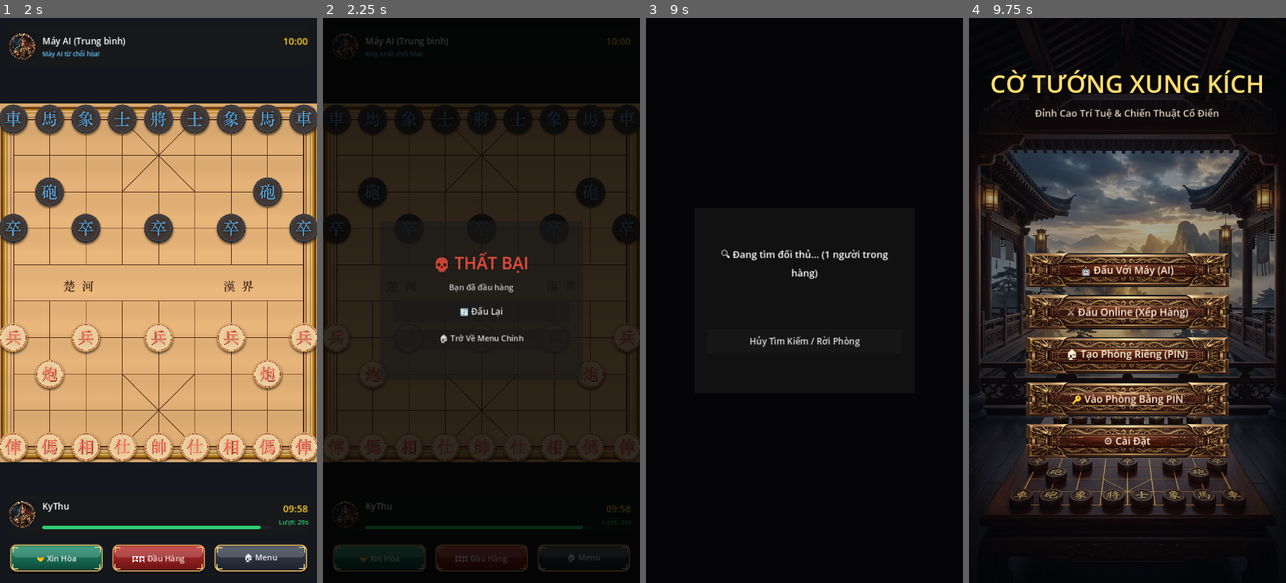
Above: before the commit, frames 1-4 (left to right).
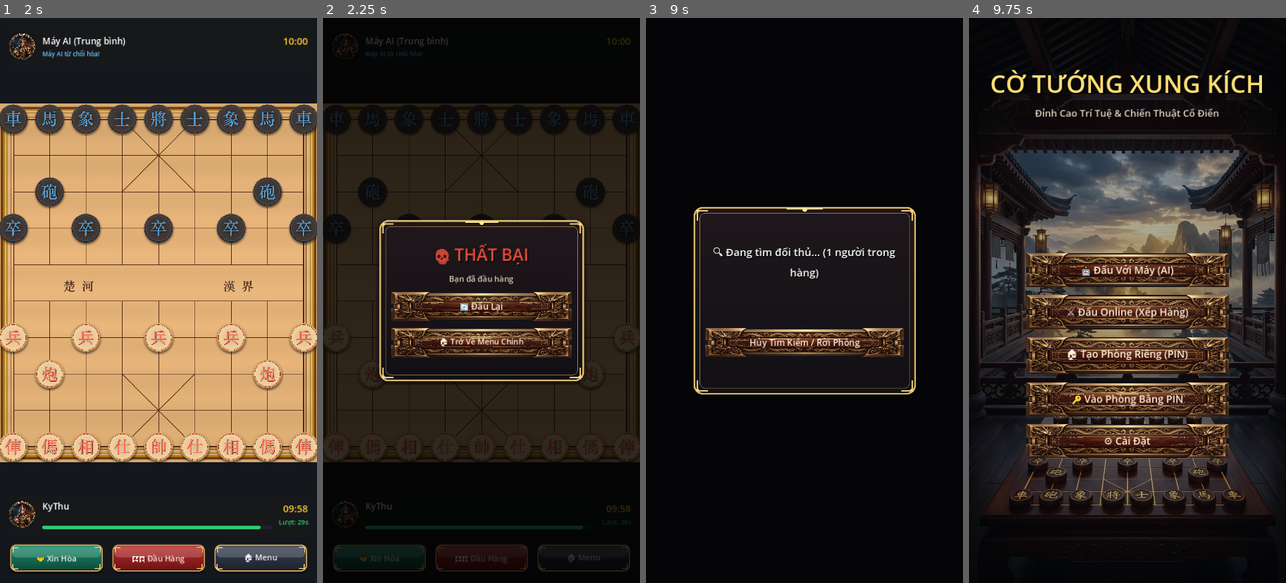
Above: after the commit, the same moments.

Repository: nguyenkhanhduy3455/CoTuongPro
Game: Godot game, scene res://scenes/Main.tscn
Same seed, same stepped clock (60 frames per second), same inputs: the game is played once before the commit and once after it.
Inputs:
- Up to frame 1 (2 s): click "🤖 Đấu Với Máy (AI)" at 0.5 s; click "🤝 Xin Hòa" at 1.25 s
- Up to frame 2 (2.25 s): click "🏳️ Đầu Hàng" at 2 s
- Up to frame 3 (9 s): click "🔄 Đấu Lại" at 2.75 s; click "🤝 Xin Hòa" at 3.5 s; click "🏳️ Đầu Hàng" at 4.25 s; click "🔄 Đấu Lại" at 5 s; click "🤝 Xin Hòa" at 5.75 s; click "🏳️ Đầu Hàng" at 6.5 s; click "🔄 Đấu Lại" at 7.25 s; click "🏠 Menu" at 8 s; click "🏠 Tạo Phòng Riêng (PIN)" at 8.75 s
- Up to frame 4 (9.75 s): click "Hủy Tìm Kiếm / Rời Phòng" at 9.5 s

Frame 1 is identical in both runs. In frame 2, 6.4% of the frame differs, in the area x 17-83%, y 35-65%; in frame 3, 4.5%; in frame 4, nothing differs.
Error after the commit: Invalid access to property or key 'pressed' on a base object of type 'null instance'. (res://scripts/ui/settings_dialog.gd:16)

Commit message:
feat: tao khung dialog_frame va dong bo style button cho cac hop thoai

Diff:
--- a/Game/scenes/GameView.tscn
+++ b/Game/scenes/GameView.tscn
@@ -9,6 +9,30 @@
 [ext_resource type="Texture2D" path="res://assets/sprites/btn_resign_pressed.png" id="7_resign_press"]
 [ext_resource type="Texture2D" path="res://assets/sprites/btn_menu.png" id="8_menu_norm"]
 [ext_resource type="Texture2D" path="res://assets/sprites/btn_menu_pressed.png" id="9_menu_press"]
+[ext_resource type="Texture2D" path="res://assets/sprites/dialog_frame.png" id="10_dialog_frame"]
+[ext_resource type="Texture2D" path="res://assets/sprites/btn_normal.png" id="11_btn_norm"]
+[ext_resource type="Texture2D" path="res://assets/sprites/btn_pressed.png" id="12_btn_press"]
+
+[sub_resource type="StyleBoxTexture" id="StyleBoxTexture_dialog"]
+texture = ExtResource("10_dialog_frame")
+texture_margin_left = 32.0
+texture_margin_top = 32.0
+texture_margin_right = 32.0
+texture_margin_bottom = 32.0
+
+[sub_resource type="StyleBoxTexture" id="StyleBoxTexture_modal_btn_norm"]
+texture = ExtResource("11_btn_norm")
+texture_margin_left = 36.0
+texture_margin_top = 18.0
+texture_margin_right = 36.0
+texture_margin_bottom = 18.0
+
+[sub_resource type="StyleBoxTexture" id="StyleBoxTexture_modal_btn_press"]
+texture = ExtResource("12_btn_press")
+texture_margin_left = 36.0
+texture_margin_top = 18.0
+texture_margin_right = 36.0
+texture_margin_bottom = 18.0
 
 [sub_resource type="StyleBoxTexture" id="StyleBoxTexture_draw_norm"]
 texture = ExtResource("4_draw_norm")
@@ -295,29 +319,30 @@
 color = Color(0, 0, 0, 0.8)
 
 [node name="Panel" type="Panel" parent="GameOverDialog"]
-custom_minimum_size = Vector2(460, 360)
+custom_minimum_size = Vector2(480, 380)
 layout_mode = 1
 anchors_preset = 8
 anchor_left = 0.5
 anchor_top = 0.5
 anchor_right = 0.5
 anchor_bottom = 0.5
-offset_left = -230.0
-offset_top = -180.0
-offset_right = 230.0
-offset_bottom = 180.0
-grow_horizontal = 2
-grow_vertical = 2
+offset_left = -240.0
+offset_top = -190.0
+offset_right = 240.0
+offset_bottom = 190.0
+grow_horizontal = 2
+grow_vertical = 2
+theme_override_styles/panel = SubResource("StyleBoxTexture_dialog")
 
 [node name="VBoxContainer" type="VBoxContainer" parent="GameOverDialog/Panel"]
 layout_mode = 1
 anchors_preset = 15
 anchor_right = 1.0
 anchor_bottom = 1.0
-offset_left = 30.0
-offset_top = 30.0
-offset_right = -30.0
-offset_bottom = -30.0
+offset_left = 35.0
+offset_top = 35.0
+offset_right = -35.0
+offset_bottom = -35.0
 grow_horizontal = 2
 grow_vertical = 2
 theme_override_constants/separation = 16
@@ -325,25 +350,49 @@
 
 [node name="TitleLabel" type="Label" parent="GameOverDialog/Panel/VBoxContainer"]
 layout_mode = 2
+theme_override_colors/font_shadow_color = Color(0, 0, 0, 0.9)
+theme_override_constants/shadow_offset_x = 2
+theme_override_constants/shadow_offset_y = 2
 theme_override_font_sizes/font_size = 38
 text = "🏆 CHIẾN THẮNG!"
 horizontal_alignment = 1
 
 [node name="SubtitleLabel" type="Label" parent="GameOverDialog/Panel/VBoxContainer"]
 layout_mode = 2
-theme_override_colors/font_color = Color(0.8, 0.8, 0.8, 1)
+theme_override_colors/font_color = Color(0.9, 0.85, 0.75, 1)
+theme_override_colors/font_shadow_color = Color(0, 0, 0, 0.8)
+theme_override_constants/shadow_offset_x = 1
+theme_override_constants/shadow_offset_y = 1
 theme_override_font_sizes/font_size = 18
 text = "Chiếu bí đối phương"
 horizontal_alignment = 1
 
 [node name="RematchButton" type="Button" parent="GameOverDialog/Panel/VBoxContainer"]
-custom_minimum_size = Vector2(0, 50)
-layout_mode = 2
+custom_minimum_size = Vector2(0, 56)
+layout_mode = 2
+theme_override_colors/font_color = Color(1, 0.95, 0.85, 1)
+theme_override_colors/font_pressed_color = Color(1, 0.9, 0.3, 1)
+theme_override_colors/font_shadow_color = Color(0, 0, 0, 0.8)
+theme_override_constants/shadow_offset_x = 1
+theme_override_constants/shadow_offset_y = 1
 theme_override_font_sizes/font_size = 20
+theme_override_styles/normal = SubResource("StyleBoxTexture_modal_btn_norm")
+theme_override_styles/hover = SubResource("StyleBoxTexture_modal_btn_norm")
+theme_override_styles/pressed = SubResource("StyleBoxTexture_modal_btn_press")
+theme_override_styles/focus = SubResource("StyleBoxTexture_modal_btn_norm")
 text = "🔄 Đấu Lại"
 
 [node name="MenuButton" type="Button" parent="GameOverDialog/Panel/VBoxContainer"]
-custom_minimum_size = Vector2(0, 45)
-layout_mode = 2
-theme_override_font_sizes/font_size = 18
+custom_minimum_size = Vector2(0, 52)
+layout_mode = 2
+theme_override_colors/font_color = Color(1, 0.95, 0.85, 1)
+theme_override_colors/font_pressed_color = Color(1, 0.9, 0.3, 1)
+theme_override_colors/font_shadow_color = Color(0, 0, 0, 0.8)
+theme_override_constants/shadow_offset_x = 1
+theme_override_constants/shadow_offset_y = 1
+theme_override_font_sizes/font_size = 18
+theme_override_styles/normal = SubResource("StyleBoxTexture_modal_btn_norm")
+theme_override_styles/hover = SubResource("StyleBoxTexture_modal_btn_norm")
+theme_override_styles/pressed = SubResource("StyleBoxTexture_modal_btn_press")
+theme_override_styles/focus = SubResource("StyleBoxTexture_modal_btn_norm")
 text = "🏠 Trở Về Menu Chính"
--- a/Game/scenes/MatchmakingLobby.tscn
+++ b/Game/scenes/MatchmakingLobby.tscn
@@ -1,6 +1,30 @@
-[gd_scene load_steps=2 format=3 uid="uid://cx60m1r5k7t9l"]
+[gd_scene load_steps=6 format=3 uid="uid://cx60m1r5k7t9l"]
 
 [ext_resource type="Script" path="res://scripts/ui/matchmaking_lobby.gd" id="1_y4h6m"]
+[ext_resource type="Texture2D" path="res://assets/sprites/dialog_frame.png" id="2_dialog_frame"]
+[ext_resource type="Texture2D" path="res://assets/sprites/btn_normal.png" id="3_btn_norm"]
+[ext_resource type="Texture2D" path="res://assets/sprites/btn_pressed.png" id="4_btn_press"]
+
+[sub_resource type="StyleBoxTexture" id="StyleBoxTexture_dialog"]
+texture = ExtResource("2_dialog_frame")
+texture_margin_left = 32.0
+texture_margin_top = 32.0
+texture_margin_right = 32.0
+texture_margin_bottom = 32.0
+
+[sub_resource type="StyleBoxTexture" id="StyleBoxTexture_btn_norm"]
+texture = ExtResource("3_btn_norm")
+texture_margin_left = 36.0
+texture_margin_top = 18.0
+texture_margin_right = 36.0
+texture_margin_bottom = 18.0
+
+[sub_resource type="StyleBoxTexture" id="StyleBoxTexture_btn_press"]
+texture = ExtResource("4_btn_press")
+texture_margin_left = 36.0
+texture_margin_top = 18.0
+texture_margin_right = 36.0
+texture_margin_bottom = 18.0
 
 [node name="MatchmakingLobby" type="Control"]
 layout_mode = 3
@@ -21,37 +45,41 @@
 color = Color(0, 0, 0, 0.8)
 
 [node name="Panel" type="Panel" parent="."]
-custom_minimum_size = Vector2(500, 420)
+custom_minimum_size = Vector2(520, 440)
 layout_mode = 1
 anchors_preset = 8
 anchor_left = 0.5
 anchor_top = 0.5
 anchor_right = 0.5
 anchor_bottom = 0.5
-offset_left = -250.0
-offset_top = -210.0
-offset_right = 250.0
-offset_bottom = 210.0
+offset_left = -260.0
+offset_top = -220.0
+offset_right = 260.0
+offset_bottom = 220.0
 grow_horizontal = 2
 grow_vertical = 2
+theme_override_styles/panel = SubResource("StyleBoxTexture_dialog")
 
 [node name="VBoxContainer" type="VBoxContainer" parent="Panel"]
 layout_mode = 1
 anchors_preset = 15
 anchor_right = 1.0
 anchor_bottom = 1.0
-offset_left = 30.0
-offset_top = 30.0
-offset_right = -30.0
-offset_bottom = -30.0
+offset_left = 35.0
+offset_top = 35.0
+offset_right = -35.0
+offset_bottom = -35.0
 grow_horizontal = 2
 grow_vertical = 2
-theme_override_constants/separation = 24
+theme_override_constants/separation = 22
 alignment = 1
 
 [node name="StatusLabel" type="Label" parent="Panel/VBoxContainer"]
 layout_mode = 2
-theme_override_font_sizes/font_size = 22
+theme_override_colors/font_shadow_color = Color(0, 0, 0, 0.9)
+theme_override_constants/shadow_offset_x = 2
+theme_override_constants/shadow_offset_y = 2
+theme_override_font_sizes/font_size = 24
 text = "🔍 Đang tìm đối thủ..."
 horizontal_alignment = 1
 autowrap_mode = 2
@@ -71,13 +99,25 @@
 
 [node name="PINLabel" type="Label" parent="Panel/VBoxContainer/PINDisplay"]
 layout_mode = 2
-theme_override_colors/font_color = Color(1, 0.85, 0.2, 1)
-theme_override_font_sizes/font_size = 48
+theme_override_colors/font_color = Color(1, 0.88, 0.35, 1)
+theme_override_colors/font_shadow_color = Color(0, 0, 0, 0.9)
+theme_override_constants/shadow_offset_x = 3
+theme_override_constants/shadow_offset_y = 3
+theme_override_font_sizes/font_size = 52
 text = "K8X9Y2"
 horizontal_alignment = 1
 
 [node name="CancelButton" type="Button" parent="Panel/VBoxContainer"]
-custom_minimum_size = Vector2(0, 55)
+custom_minimum_size = Vector2(0, 58)
 layout_mode = 2
+theme_override_colors/font_color = Color(1, 0.95, 0.85, 1)
+theme_override_colors/font_pressed_color = Color(1, 0.9, 0.3, 1)
+theme_override_colors/font_shadow_color = Color(0, 0, 0, 0.8)
+theme_override_constants/shadow_offset_x = 1
+theme_override_constants/shadow_offset_y = 1
 theme_override_font_sizes/font_size = 20
+theme_override_styles/normal = SubResource("StyleBoxTexture_btn_norm")
+theme_override_styles/hover = SubResource("StyleBoxTexture_btn_norm")
+theme_override_styles/pressed = SubResource("StyleBoxTexture_btn_press")
+theme_override_styles/focus = SubResource("StyleBoxTexture_btn_norm")
 text = "Hủy Tìm Kiếm / Rời Phòng"
--- a/Game/scenes/SettingsDialog.tscn
+++ b/Game/scenes/SettingsDialog.tscn
@@ -1,6 +1,30 @@
-[gd_scene load_steps=2 format=3 uid="uid://df2m4c8v1t7k3"]
+[gd_scene load_steps=6 format=3 uid="uid://df2m4c8v1t7k3"]
 
 [ext_resource type="Script" path="res://scripts/ui/settings_dialog.gd" id="1_w8k4e"]
+[ext_resource type="Texture2D" path="res://assets/sprites/dialog_frame.png" id="2_dialog_frame"]
+[ext_resource type="Texture2D" path="res://assets/sprites/btn_normal.png" id="3_btn_norm"]
+[ext_resource type="Texture2D" path="res://assets/sprites/btn_pressed.png" id="4_btn_press"]
+
+[sub_resource type="StyleBoxTexture" id="StyleBoxTexture_dialog"]
+texture = ExtResource("2_dialog_frame")
+texture_margin_left = 32.0
+texture_margin_top = 32.0
+texture_margin_right = 32.0
+texture_margin_bottom = 32.0
+
+[sub_resource type="StyleBoxTexture" id="StyleBoxTexture_btn_norm"]
+texture = ExtResource("3_btn_norm")
+texture_margin_left = 36.0
+texture_margin_top = 18.0
+texture_margin_right = 36.0
+texture_margin_bottom = 18.0
+
+[sub_resource type="StyleBoxTexture" id="StyleBoxTexture_btn_press"]
+texture = ExtResource("4_btn_press")
+texture_margin_left = 36.0
+texture_margin_top = 18.0
+texture_margin_right = 36.0
+texture_margin_bottom = 18.0
 
 [node name="SettingsDialog" type="Control"]
 layout_mode = 3
@@ -34,22 +58,27 @@
 offset_bottom = 340.0
 grow_horizontal = 2
 grow_vertical = 2
+theme_override_styles/panel = SubResource("StyleBoxTexture_dialog")
 
 [node name="VBoxContainer" type="VBoxContainer" parent="Panel"]
 layout_mode = 1
 anchors_preset = 15
 anchor_right = 1.0
 anchor_bottom = 1.0
-offset_left = 30.0
-offset_top = 25.0
-offset_right = -30.0
-offset_bottom = -25.0
+offset_left = 35.0
+offset_top = 30.0
+offset_right = -35.0
+offset_bottom = -30.0
 grow_horizontal = 2
 grow_vertical = 2
 theme_override_constants/separation = 14
 
 [node name="HeaderLabel" type="Label" parent="Panel/VBoxContainer"]
 layout_mode = 2
+theme_override_colors/font_color = Color(1, 0.88, 0.45, 1)
+theme_override_colors/font_shadow_color = Color(0, 0, 0, 0.9)
+theme_override_constants/shadow_offset_x = 2
+theme_override_constants/shadow_offset_y = 2
 theme_override_font_sizes/font_size = 28
 text = "⚙️ CÀI ĐẶT HỆ THỐNG"
 horizontal_alignment = 1
@@ -59,6 +88,7 @@
 
 [node name="NameTitle" type="Label" parent="Panel/VBoxContainer"]
 layout_mode = 2
+theme_override_colors/font_color = Color(0.9, 0.85, 0.75, 1)
 text = "Tên Kỳ Thủ:"
 
 [node name="NameEdit" type="LineEdit" parent="Panel/VBoxContainer"]
@@ -68,6 +98,7 @@
 
 [node name="ServerTitle" type="Label" parent="Panel/VBoxContainer"]
 layout_mode = 2
+theme_override_colors/font_color = Color(0.9, 0.85, 0.75, 1)
 text = "Máy Chủ WebSocket (Server URL):"
 
 [node name="ServerEdit" type="LineEdit" parent="Panel/VBoxContainer"]
@@ -77,6 +108,7 @@
 
 [node name="DiffTitle" type="Label" parent="Panel/VBoxContainer"]
 layout_mode = 2
+theme_override_colors/font_color = Color(0.9, 0.85, 0.75, 1)
 text = "Độ Khó Máy AI:"
 
 [node name="DifficultyOption" type="OptionButton" parent="Panel/VBoxContainer"]
@@ -85,6 +117,7 @@
 
 [node name="CutsceneTitle" type="Label" parent="Panel/VBoxContainer"]
 layout_mode = 2
+theme_override_colors/font_color = Color(0.9, 0.85, 0.75, 1)
 text = "Chế Độ Battle Cutscenes:"
 
 [node name="CutsceneOption" type="OptionButton" parent="Panel/VBoxContainer"]
@@ -101,12 +134,32 @@
 theme_override_constants/separation = 20
 alignment = 1
 
-[node name="SaveButton" type="Button" parent="Panel/VBoxContainer"]
-custom_minimum_size = Vector2(0, 50)
+[node name="SaveButton" type="Button" parent="Panel/VBoxContainer/HBoxContainer"]
+custom_minimum_size = Vector2(180, 52)
 layout_mode = 2
+theme_override_colors/font_color = Color(1, 0.95, 0.85, 1)
+theme_override_colors/font_pressed_color = Color(1, 0.9, 0.3, 1)
+theme_override_colors/font_shadow_color = Color(0, 0, 0, 0.8)
+theme_override_constants/shadow_offset_x = 1
+theme_override_constants/shadow_offset_y = 1
+theme_override_font_sizes/font_size = 18
+theme_override_styles/normal = SubResource("StyleBoxTexture_btn_norm")
+theme_override_styles/hover = SubResource("StyleBoxTexture_btn_norm")
+theme_override_styles/pressed = SubResource("StyleBoxTexture_btn_press")
+theme_override_styles/focus = SubResource("StyleBoxTexture_btn_norm")
 text = "Lưu Cài Đặt"
 
-[node name="CloseButton" type="Button" parent="Panel/VBoxContainer"]
-custom_minimum_size = Vector2(0, 44)
+[node name="CloseButton" type="Button" parent="Panel/VBoxContainer/HBoxContainer"]
+custom_minimum_size = Vector2(140, 52)
 layout_mode = 2
+theme_override_colors/font_color = Color(1, 0.95, 0.85, 1)
+theme_override_colors/font_pressed_color = Color(1, 0.9, 0.3, 1)
+theme_override_colors/font_shadow_color = Color(0, 0, 0, 0.8)
+theme_override_constants/shadow_offset_x = 1
+theme_override_constants/shadow_offset_y = 1
+theme_override_font_sizes/font_size = 18
+theme_override_styles/normal = SubResource("StyleBoxTexture_btn_norm")
+theme_override_styles/hover = SubResource("StyleBoxTexture_btn_norm")
+theme_override_styles/pressed = SubResource("StyleBoxTexture_btn_press")
+theme_override_styles/focus = SubResource("StyleBoxTexture_btn_norm")
 text = "Đóng"
Binary file added: Game/assets/sprites/dialog_frame.png
Not shown, added: Game/assets/sprites/dialog_frame.png.import
